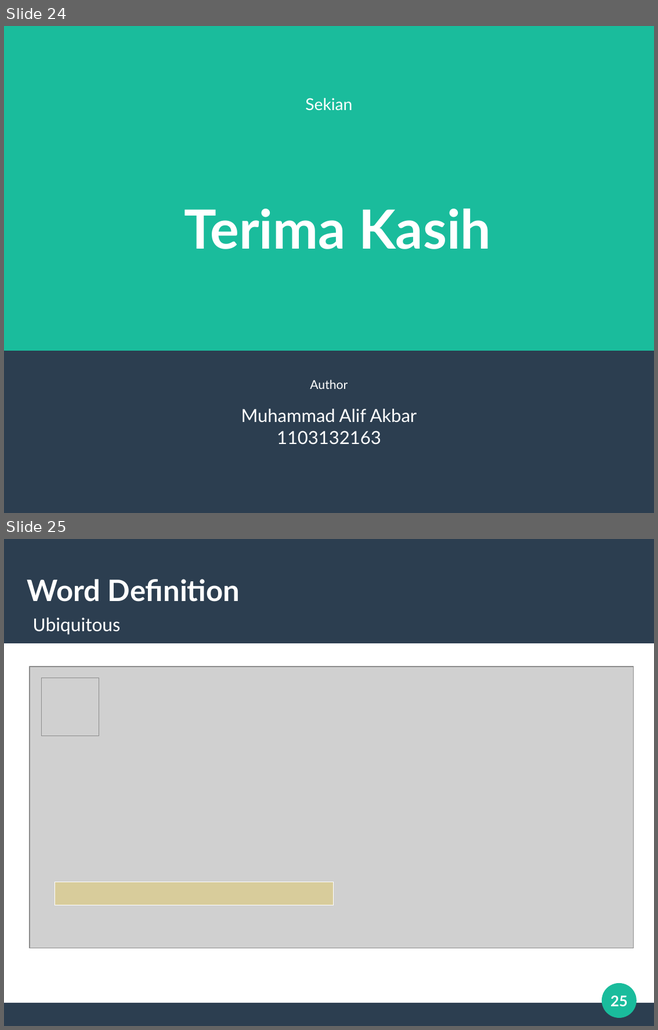
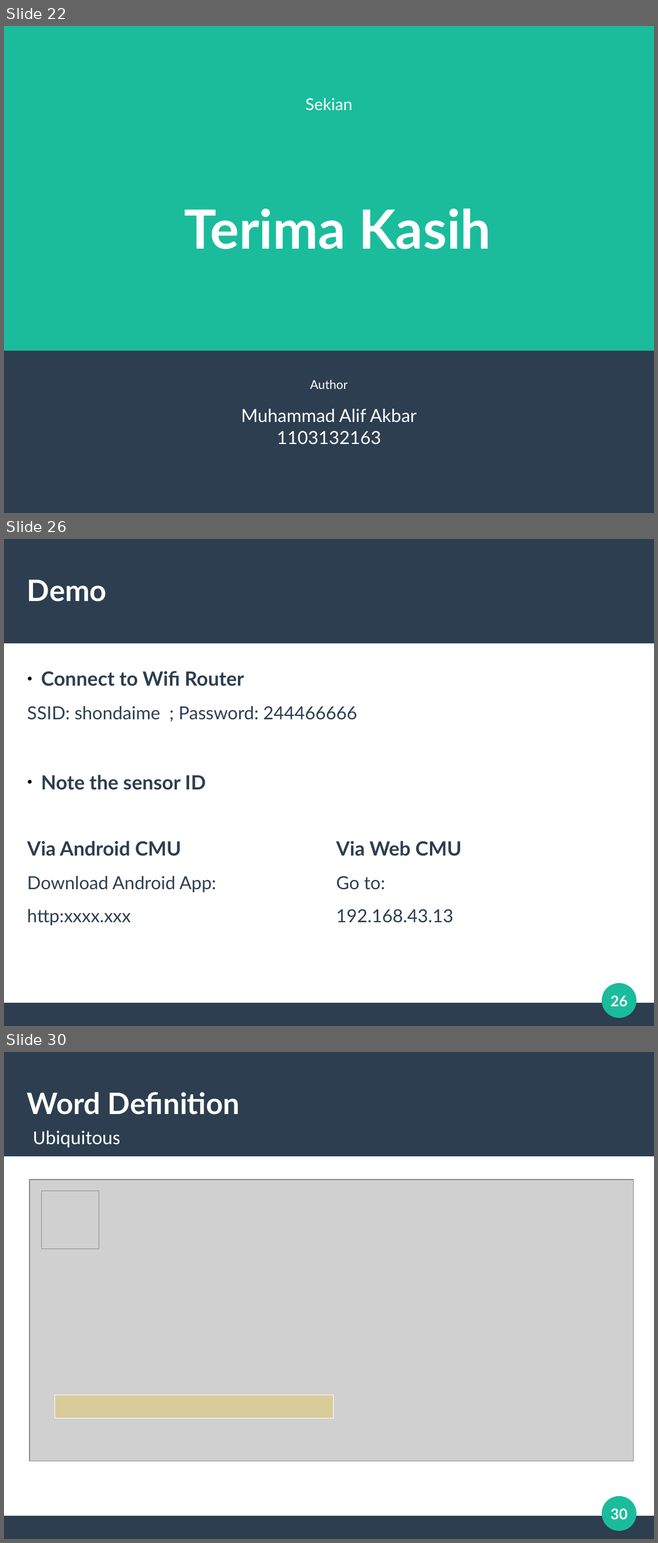
Before and after one commit to alifgiant/TA-Paper, a slide deck: presentation/Silde Sidang.odp. Shown one above the other, each under a label of ours: slides 24 and 25 before the commit, slides 22, 26 and 30 after it; the slides between them are not shown. The pictures are 658x1030 and 658x1543 pixels, drawn with LibreOffice and Linux fonts; fonts in the diff are those of the drawing; grey boxes stand for pictures. Boxes give left, top, right and bottom in pixels: in the first picture for what was removed or moved away, otherwise in the second. Text is boxed around its words. In the diff, an @@ line names an element or a change of style, - is before the commit and + after.

```diff
--- a/presentation/Silde Sidang.odp
+++ b/presentation/Silde Sidang.odp
@@ slide 26 added at [4, 539, 654, 1026], background #FFFFFF; not listed: 3 template elements that a slide beside it also shows @@
@@ title added at [27, 580, 107, 602], 36 pt, text #FFFFFF, bold @@
+Demo
@@ text added at [27, 671, 357, 790], 24 pt, text #2C3E50, bold @@
+● Connect to Wifi Router
+SSID: shondaime ; Password: 244466666
+● Note the sensor ID
@@ text added at [27, 841, 216, 926], 22 pt, text #2C3E50 @@
+Via Android CMU
+Download Android App:
+http:xxxx.xxx
@@ text added at [336, 841, 462, 923], 22 pt, text #2C3E50 @@
+Via Web CMU
+Go to:
+192.168.43.13
@@ page number added at [610, 995, 627, 1006], 18 pt, text #FFFFFF, bold @@
+26
@@ what was slide 24 is now slide 22 @@
@@ what was slide 25 is now slide 30 @@
@@ page number at [610, 1508, 627, 1520]: text changed @@
-25
+30
```
Also in this commit, not shown: 11 slides changed, 15 other slides added, 8 slides removed, 6 other files.
